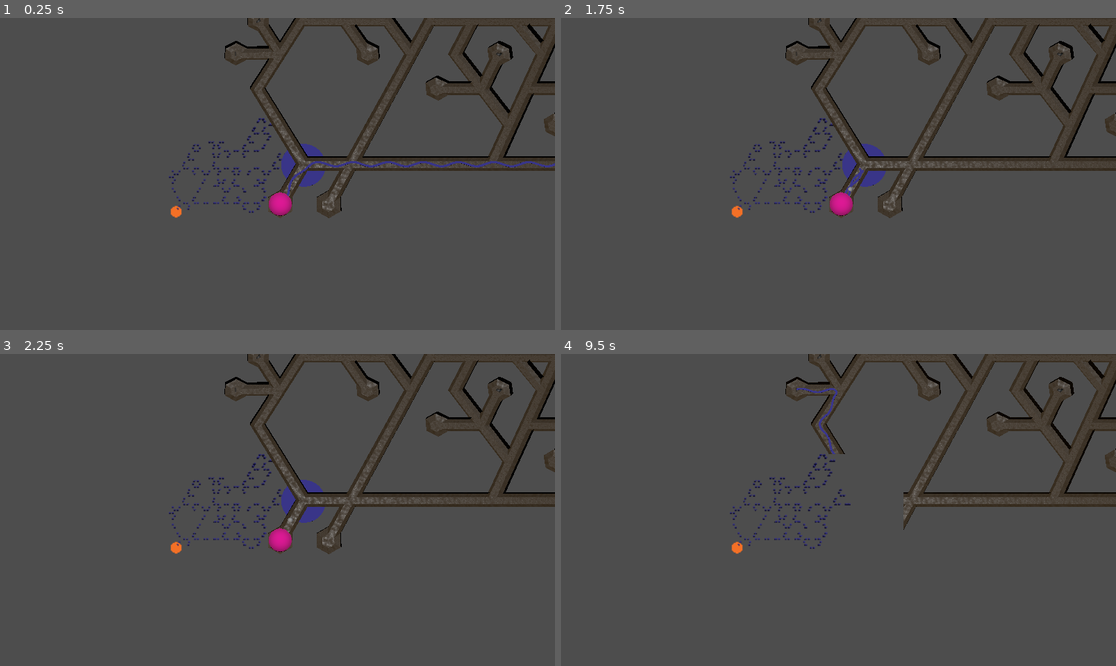
Above: before the commit, frames 1-4 (two rows, left to right).
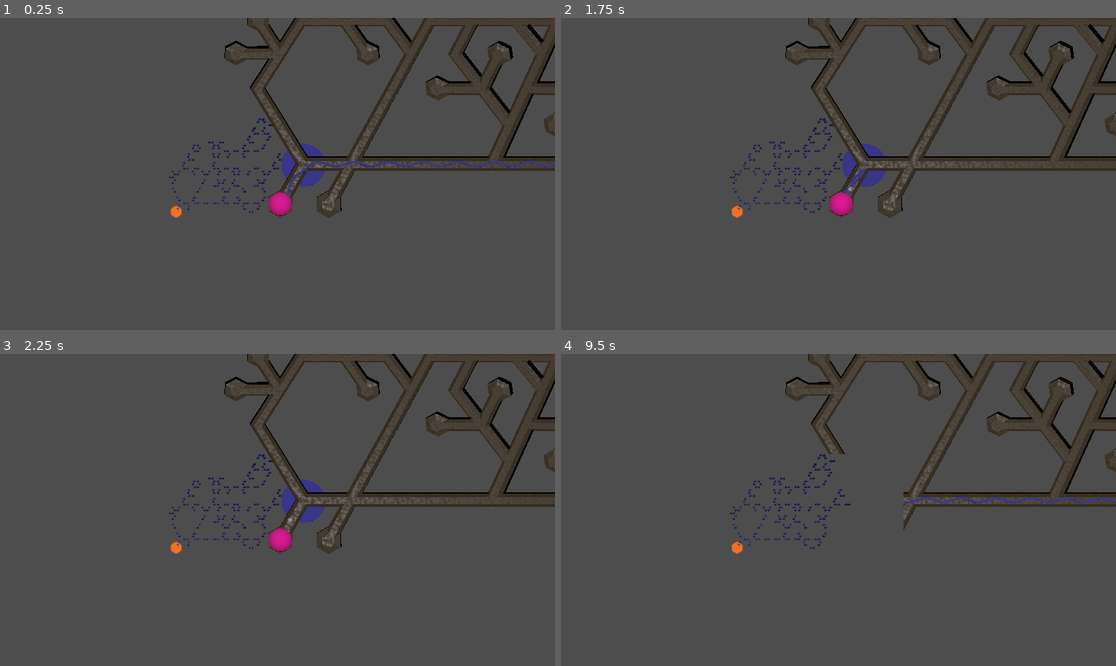
Above: after the commit, the same moments.

Repository: SamppuS/Rabbits_Requiem
Game: Godot game, scene res://tunnels.tscn
The game is run twice, just before and just after one commit, with the same random seed, the same clock (stepped at 60 frames per second) and the same inputs. Sound files missing from this copy of the repository are replaced by a short silence.
Inputs (mouse positions are in pixels of both pictures, inside the frame that each line leads up to):
- Up to frame 1 (0.25 s): no input
- Up to frame 2 (1.75 s): tap Enter at 0.5 s; move the mouse to (960, 158) at 0.52 s; tap A (a) at 0.6 s; click (960, 158) at 0.67 s; tap D (d) at 0.8, 1.35 s; tap Space at 1.25 s; move the mouse to (727, 189) at 1.27 s; click (727, 189) at 1.42 s; tap E (e) at 1.55 s
- Up to frame 3 (2.25 s): tap Enter at 2 s; move the mouse to (333, 441) at 2.02 s; tap E (e) at 2.1 s; click (333, 441) at 2.17 s
- Up to frame 4 (9.5 s): tap W (w) at 2.3, 2.85, 6.8, 7.35 s; tap Space at 2.75, 4.25 s; move the mouse to (810, 572) at 2.77 s; click (810, 572) at 2.92 s; tap X (x) at 3.05, 3.6, 7.55, 8.1 s; tap Enter at 3.5 s; move the mouse to (1005, 556) at 3.52 s; click (1005, 556) at 3.67 s; tap Z (z) at 3.8, 4.35, 8.3, 8.85 s; move the mouse to (672, 463) at 4.27 s; click (672, 463) at 4.42 s; tap A (a) at 4.55, 5.1, 9.05 s; move the mouse to (866, 510) at 5.02 s; click (866, 510) at 5.17 s; tap D (d) at 5.3, 5.85 s; move the mouse to (755, 432) at 5.77 s; click (755, 432) at 5.92 s; tap E (e) at 6.05, 6.6 s; move the mouse to (960, 494) at 6.52 s; click (960, 494) at 6.67 s; move the mouse to (727, 525) at 7.27 s; click (727, 525) at 7.42 s; move the mouse to (894, 441) at 8.02 s; click (894, 441) at 8.17 s; move the mouse to (810, 572) at 8.77 s; click (810, 572) at 8.92 s

The runs differ from the first frame. In frame 1, less than 0.1% of the frame differs, in the area x 46-91%, y 0-13%; in frame 2, less than 0.1%; in frame 3, less than 0.1%; in frame 4, 0.4%, in the area x 42-100%, y 0-49%.

Commit message:
Made snake eat babis

Diff:
--- a/rabbits_requiem/tunnels.gd
+++ b/rabbits_requiem/tunnels.gd
@@ -2,7 +2,7 @@
 
 @export_subgroup("Parameters")
 @export var minimap_scale := 0.3
-@export var babi_count : int = 15 # note: this needs to be lower than dead end count set in minimap!
+@export var babi_count : int = 3 # note: this needs to be lower than dead end count set in minimap!
 
 
 @export_subgroup("Nodes+")
@@ -36,11 +36,13 @@
 var cam_tilt : Vector3
 var last_movement_dir := 5 # this might be the same as facing
 
+var snak_target
+
 var mesh_size = 1.73233866691589 - .05 # true size - gap between tiles
 var tile_offset = mesh_size * 0.22
 
 var s_dir_holder = []
-var babi_holder = [[], []] # [[scenes], [rooms]]
+var babi_holder = [[], []] # [[scenes], [rooms v2i]]
 var dead_end_locations : Array[Vector2i]
 
 var meshes: Array[Mesh]
@@ -280,12 +282,21 @@
 
 func _on_babi_wants_to_die(location):
 	if current.distance_to(location) == 0:
-		var babindex = babi_holder[1].find(location)
-		var babi = babi_holder[0][babindex]
-		babi_holder[0].pop_at(babindex)
-		babi_holder[1].pop_at(babindex)
-		babi.die() # :(
-		print("We lost a good one today. ", len(babi_holder[0]), " babis remain o7")
+		kill_babi(location)
+
+func kill_babi(location):
+
+
+	var babindex = babi_holder[1].find(location)
+	var babi = babi_holder[0][babindex]
+	babi_holder[0].pop_at(babindex)
+	babi_holder[1].pop_at(babindex)
+	babi.die() # :(
+	print("We lost a good one today. ", len(babi_holder[0]), " babis remain o7")
+
+	if snak_target == location:
+		snak_action()
+
 
 func a_star(start: Vector2i, target: Vector2i) -> Array:
 
@@ -350,15 +361,19 @@
 
 
 func _on_snake_snaking_complete() -> void:
-	if babi_holder[0].size() > 0:
-		snak_action("babi")
-	else:
-		snak_action("player")
+	if snak_target in babi_holder[1]:
+		kill_babi(snak_target)
+		print("man I want to kill")
+		#babi_holder[0][babi_holder[1].find(snak_target)].die()
+	snak_action()
+	#if babi_holder[0].size() > 0:
+		#snak_action("babi")
+	#else:
+		#snak_action("player")
 
 func  snak_action(action : String = ""):
 
 	var start
-	var target
 
 	# check for snake starting pos
 	if snake.goals[0].is_empty():
@@ -370,13 +385,16 @@
 	# choose target
 	match action:
 		"player": # hunt player
-			target = current
+			snak_target = current
 		"babi": # hunt babi
-			target = babi_holder[1][randi() % babi_holder[0].size()]
+			snak_target = babi_holder[1][randi() % babi_holder[0].size()]
 		_:
-			snak_action("babi")
+			if babi_holder[0].size() > 0:
+				snak_target = babi_holder[1][randi() % babi_holder[0].size()]
+			else:
+				snak_target = current
 
 	# pathfind
-	var path = a_star(start, target)
+	var path = a_star(start, snak_target)
 	for i in path:
 		snake.add_destination(pos_from_tile(i), i)
